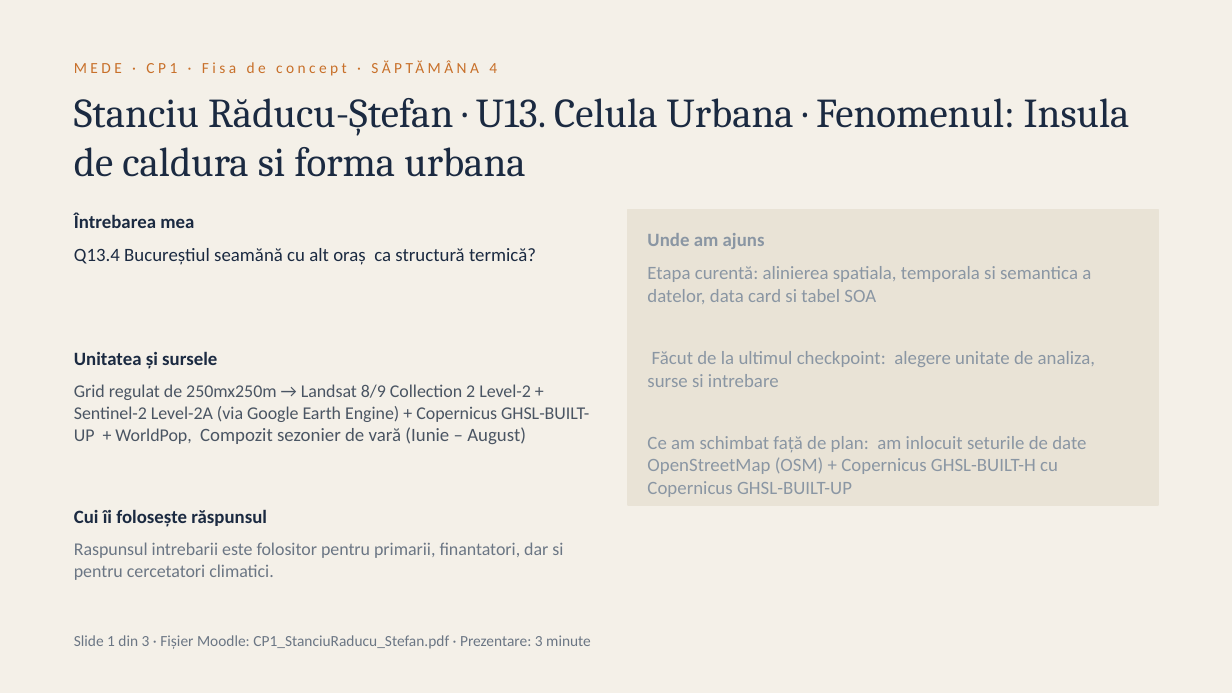
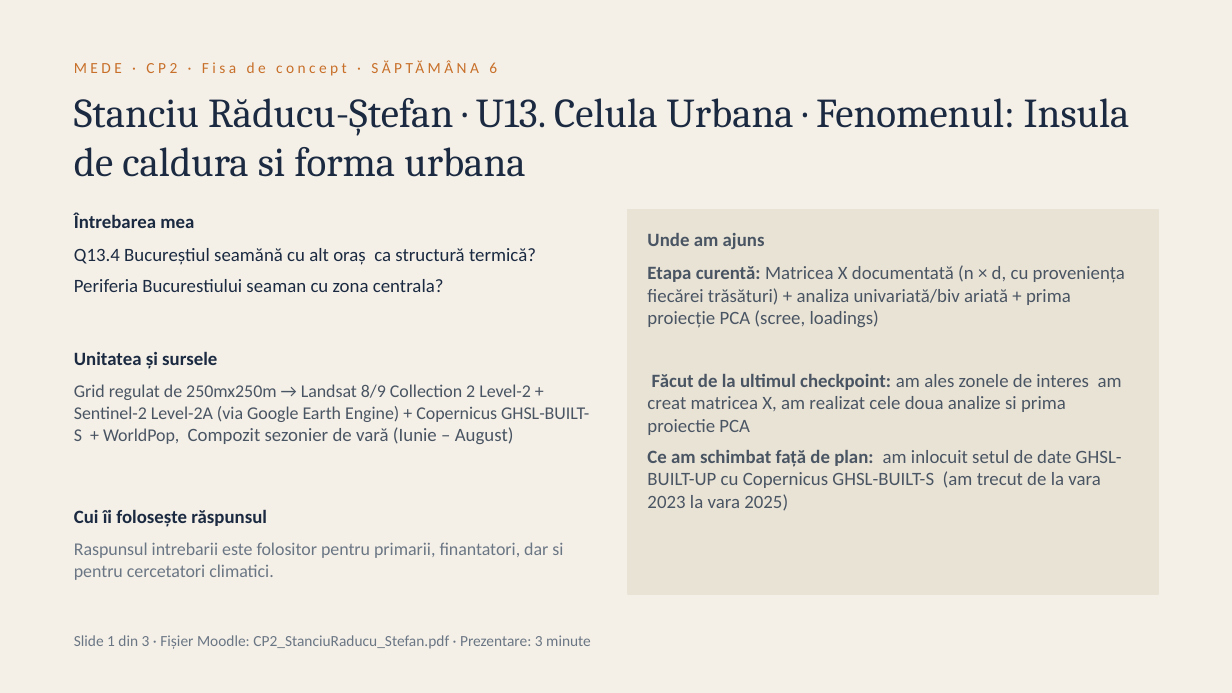
Before and after one commit to raducu-stanciu/Celula-Urbana-Fenomenul-Insula-de-caldura-si-forma-urbana, a slide deck: slide 1 of MEDE_sablon_checkpoint_3_slide-uri.pptx. Drawn at 1232x693 pixels with LibreOffice and Linux fonts; fonts in the diff are those of the drawing. Boxes give left, top, right and bottom in pixels: in the first picture for what was removed or moved away, otherwise in the second. Text is boxed around its words. In the diff, an @@ line names an element or a change of style, - is before the commit and + after.

Commit message:
feat: incarcare versiune finala proiect si materiale

```diff
--- a/MEDE_sablon_checkpoint_3_slide-uri.pptx
+++ b/MEDE_sablon_checkpoint_3_slide-uri.pptx
@@ text at <box>489,62,497,73</box>: text changed @@
-MEDE · CP1 · Fisa de concept · SĂPTĂMÂNA 4
+MEDE · CP2 · Fisa de concept · SĂPTĂMÂNA 6
@@ rectangle: place and size @@
-rectangle at <box>628,209,1158,505</box>
+rectangle at <box>628,209,1158,594</box>
@@ text at <box>647,233,765,249</box>: text colour #8A96A3 to #4A5563 in "Unde am ajuns" @@
@@ text at <box>647,265,1125,511</box>: text changed; text colour #8A96A3 to #4A5563 @@
-Etapa curentă: alinierea spatiala, temporala si semantica a datelor, data card si tabel SOA
-Făcut de la ultimul checkpoint: alegere unitate de analiza, surse si intrebare
-Ce am schimbat față de plan: am inlocuit seturile de date OpenStreetMap (OSM) + Copernicus GHSL-BUILT-H cu Copernicus GHSL-BUILT-UP
+Etapa curentă: Matricea X documentată (n × d, cu proveniența fiecărei trăsături) + analiza univariată/biv ariată + prima proiecție PCA (scree, loadings)
+Făcut de la ultimul checkpoint: am ales zonele de interes am creat matricea X, am realizat cele doua analize si prima proiectie PCA
+Ce am schimbat față de plan: am inlocuit setul de date GHSL-BUILT-UP cu Copernicus GHSL-BUILT-S (am trecut de la vara 2023 la vara 2025)
@@ text at <box>74,279,444,292</box>: paragraph added @@
+Periferia Bucurestiului seaman cu zona centrala?
@@ text at <box>74,384,589,444</box>: text changed @@
-Grid regulat de 250mx250m → Landsat 8/9 Collection 2 Level-2 + Sentinel-2 Level-2A (via Google Earth Engine) + Copernicus GHSL-BUILT-UP + WorldPop, Compozit sezonier de vară (Iunie – August)
+Grid regulat de 250mx250m → Landsat 8/9 Collection 2 Level-2 + Sentinel-2 Level-2A (via Google Earth Engine) + Copernicus GHSL-BUILT-S + WorldPop, Compozit sezonier de vară (Iunie – August)
@@ text at <box>74,635,591,649</box>: text changed @@
-Slide 1 din 3 · Fișier Moodle: CP1_StanciuRaducu_Stefan.pdf · Prezentare: 3 minute
+Slide 1 din 3 · Fișier Moodle: CP2_StanciuRaducu_Stefan.pdf · Prezentare: 3 minute
```
Also in this commit, not shown: 2 other slides changed, 5 other files.
